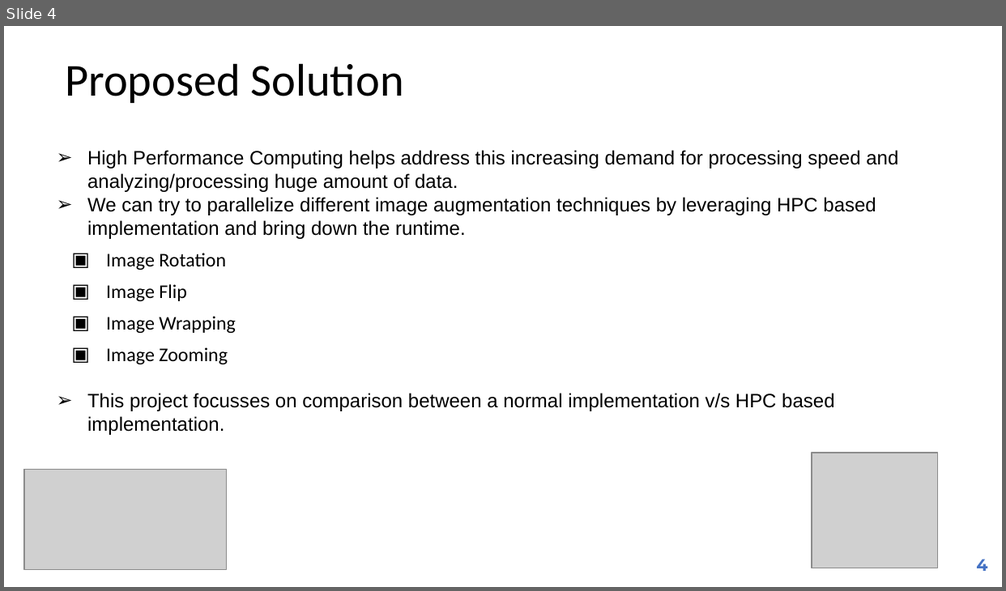
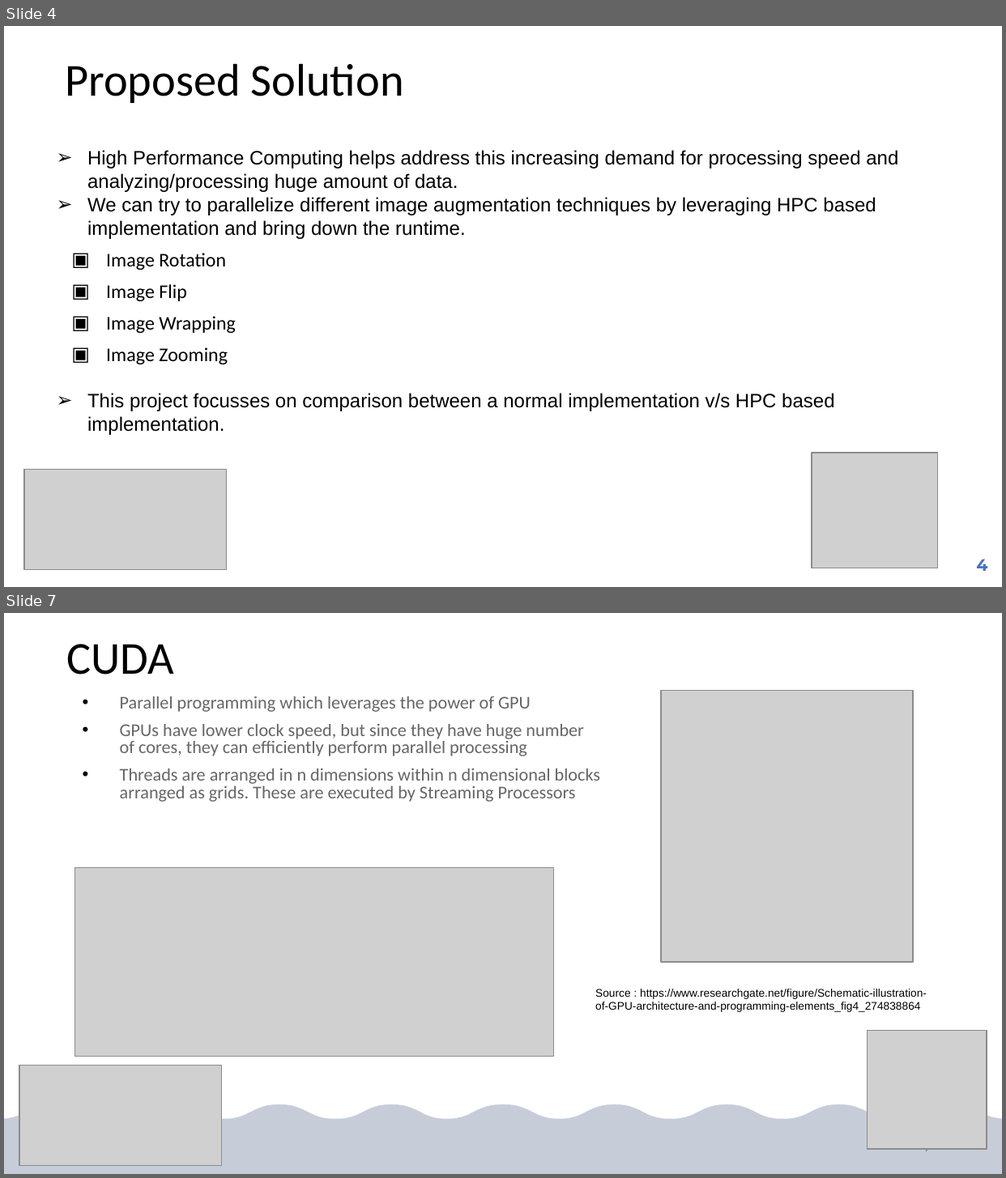
Before and after one commit to prakash90om/MLOps_Demo_hpc, a slide deck: doc/MLOps_HPC_Image_Processing_Presentation.pptx. Shown one above the other, each under a label of ours: slide 4 before the commit, slides 4 and 7 after it; the slides between them are not shown. The pictures are 1006x591 and 1006x1178 pixels, drawn with LibreOffice and Linux fonts; fonts in the diff are those of the drawing; grey boxes stand for pictures. Boxes give left, top, right and bottom in pixels: in the first picture for what was removed or moved away, otherwise in the second. Text is boxed around its words. In the diff, an @@ line names an element or a change of style, - is before the commit and + after.

```diff
--- a/doc/MLOps_HPC_Image_Processing_Presentation.pptx
+++ b/doc/MLOps_HPC_Image_Processing_Presentation.pptx
@@ slide 7 added at (4, 613, 1002, 1174), background #FFFFFF @@
@@ rectangle added at (4, 613, 1002, 1174), fill #FFFFFF @@
@@ rectangle added at (4, 613, 1002, 1174), fill #203864 at 25% opacity @@
@@ freeform shape added at (4, 613, 1002, 1149), fill #FFFFFF @@
@@ title added at (66, 644, 174, 675), 33 pt, text #000000 @@
+CUDA
@@ text added at (120, 696, 600, 802), 12.9 pt, text #000000 at 60% opacity @@
+• Parallel programming which leverages the power of GPU
+• GPUs have lower clock speed, but since they have huge number of cores, they can efficiently perform parallel processing
+• Threads are arranged in n dimensions within n dimensional blocks arranged as grids. These are executed by Streaming Processors
@@ picture added at (661, 690, 913, 962) @@
@@ picture added at (74, 867, 554, 1056) @@
@@ text added at (595, 989, 927, 1012), 8 pt, text #000000 @@
+Source : https://www.researchgate.net/figure/Schematic-illustration-of-GPU-architecture-and-programming-elements_fig4_274838864
@@ picture added at (867, 1031, 987, 1150) @@
@@ picture added at (19, 1065, 222, 1166) @@
@@ page number added at (925, 1148, 929, 1152), 6 pt, text #000000 at 60% opacity @@
+7
```
Also in this commit, not shown: 1 slide changed, 10 other slides added.
